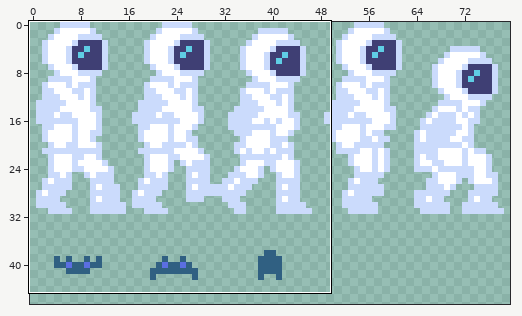
One commit to this sprite sheet: content/sprites.png. Above: a wide view before the commit, with the close-up outlined.
Close-up. Before:
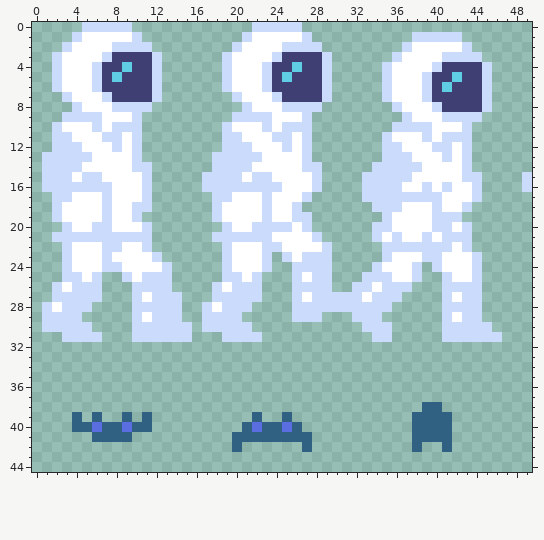
The file is 80x112 pixels. Shown: x 0..49, y 0..44. The wide view leaves out empty margins.
After the commit:
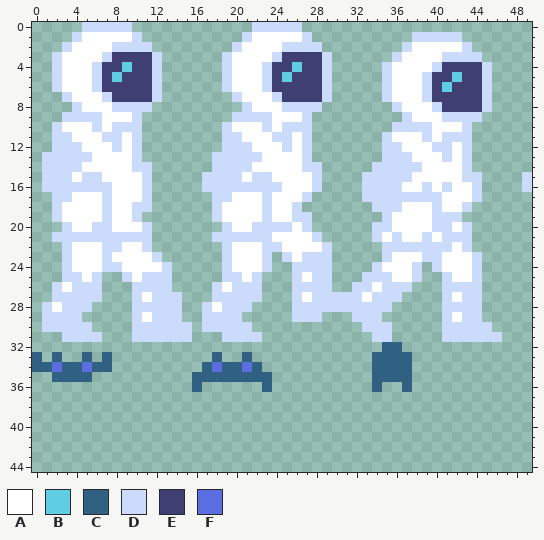
Palette (. is transparent): A #ffffff  B #5fcde4  C #306082  D #cbdbfc  E #3f3f74  F #5b6ee1
Edits made:
Colour C is added in row 32 at x 35 to 36; in row 33 at x 0, 2, 5, 7, 18, 21 and 34 to 37; in row 34 at x 0 to 1, 3 to 4, 6 to 7, 17, 19 to 20, 22 and 34 to 37; in row 35 at x 2 to 5, 16 to 23 and 34 to 37; in row 36 at x 16, 23, 34 and 37.
Colour F is added in row 34 at x 2, 5, 18 and 21.
The edit erases colour C in row 38 at x 39 to 40; in row 39 at x 4, 6, 9, 11, 22, 25 and 38 to 41; in row 40 at x 4 to 5, 7 to 8, 10 to 11, 21, 23 to 24, 26 and 38 to 41; in row 41 at x 6 to 9, 20 to 27 and 38 to 41; in row 42 at x 20, 27, 38 and 41.
The edit erases colour F in row 40 at x 6, 9, 22 and 25.
Changed places in both close-ups, as pixel boxes (x1, y1, x2, y2):
changed: (372, 342, 452, 452)
added: (32, 352, 112, 382)
changed: (192, 352, 312, 452)
erased: (72, 412, 152, 442)
